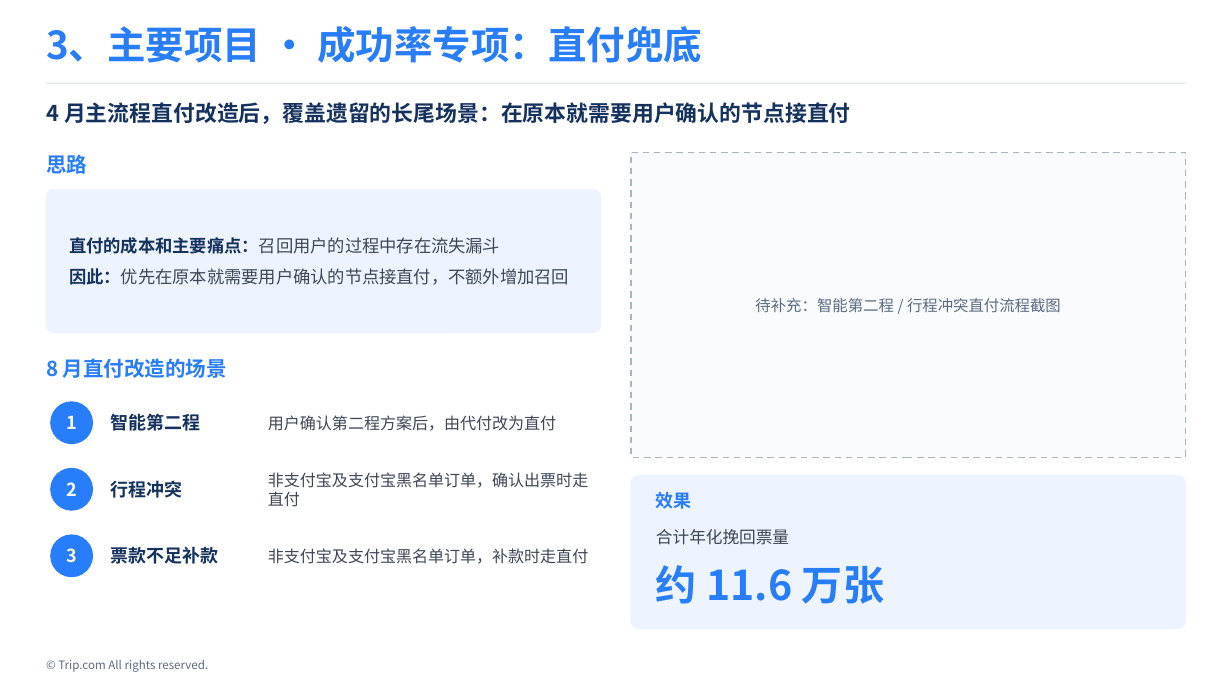
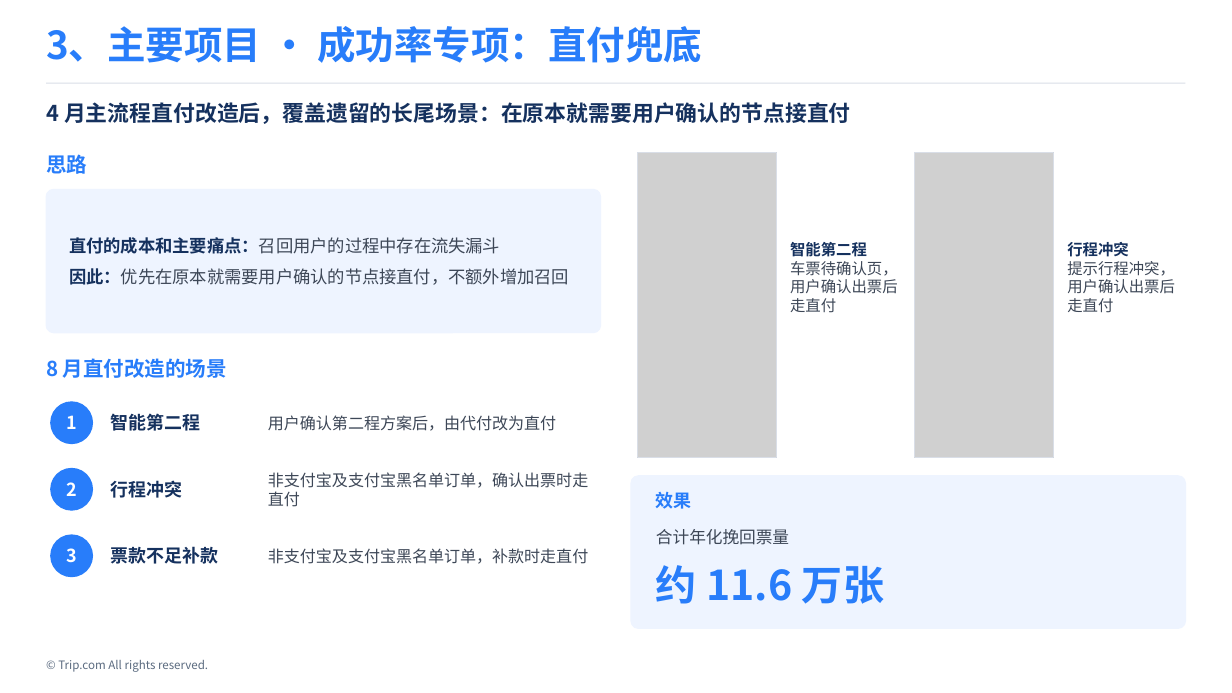
Before and after one commit to Wennie006/AI-myself, a slide deck: slide 3 of 成功率专项.pptx. Drawn at 1232x693 pixels with LibreOffice and Linux fonts; fonts in the diff are those of the drawing; grey boxes stand for pictures. Boxes give left, top, right and bottom in pixels: in the first picture for what was removed or moved away, otherwise in the second. Text is boxed around its words. In the diff, an @@ line names an element or a change of style, - is before the commit and + after.

```diff
--- a/成功率专项.pptx
+++ b/成功率专项.pptx
@@ picture added at bbox=[638, 152, 776, 457] @@
@@ rectangle added at bbox=[638, 152, 776, 457], outline #D9DEE7 1 pt @@
@@ rectangle: place and size @@
-rectangle at bbox=[631, 152, 1186, 457]
+rectangle at bbox=[915, 152, 1054, 457]
@@ rectangle at bbox=[915, 152, 1054, 457]: fill #FAFBFD to none; outline #A9B4C2 1.25 pt dashed to #D9DEE7 1 pt @@
@@ picture added at bbox=[915, 152, 1054, 457] @@
@@ text added at bbox=[790, 242, 898, 313], 12 pt, text #3D4757 @@
+智能第二程
+车票待确认页，用户确认出票后走直付
@@ text added at bbox=[1067, 242, 1175, 313], 12 pt, text #3D4757 @@
+行程冲突
+提示行程冲突，用户确认出票后走直付
@@ text removed at bbox=[755, 298, 1061, 313] @@
-待补充：智能第二程 / 行程冲突直付流程截图
```
Also in this commit, not shown: 2 other slides changed.
